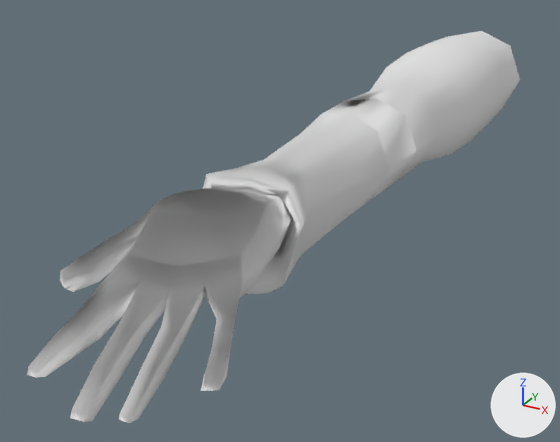
Two versions of the FBX model Assets/Models/HG_Models/playerhand.fbx, one commit apart.
One viewpoint serves both versions: a 50 mm camera at (0.58, -1.327, 0.534) aimed at (-0.126, -0.043, -0.109). Every picture has the same lights, and +X, +Y and +Z are marked at lower right. The first picture is the older version. Vertices at exactly the same position are counted once.
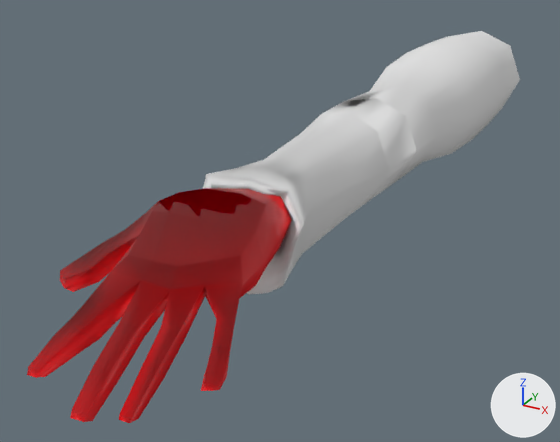
The change in detail:
Material 'Material.008' (mat_material_008) is new.
Its base color is (0.8, 0.0, 0.0041) (red #e7000d).
me_cube_006 has 341 vertices, 334 faces and spans x -0.24..0.14, y -0.77..0.89, z -0.12..0.16.
me_cube_006 is used by ob_cube_009; location (0.0, 0.0, 0.0).
me_cube_006 part 1: 166 of the faces centred in x -0.23..0.12, y -0.76..-0.3, z -0.08..0.09 switch from mat_material_001 (its picture is missing) to mat_material_008 (red #e7000d).

What differs and where, as boxes (x1, y1, x2, y2) in the pictures (560 x 442 px):
part 1 of me_cube_006, recoloured (darker)
    both: (27, 188, 292, 423)
